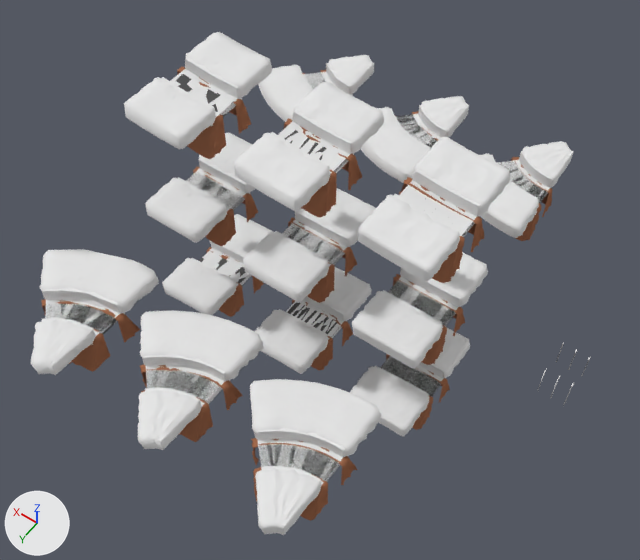
What one commit did to the Blender file Blender Files/Roads.blend.
Before and after are seen from a 50 mm camera at (-14.3, 46.4, 53.1) aimed at (10.6, 11.5, -1.7). The axes (+X, +Y, +Z) are drawn at lower left. The lights are the same throughout.
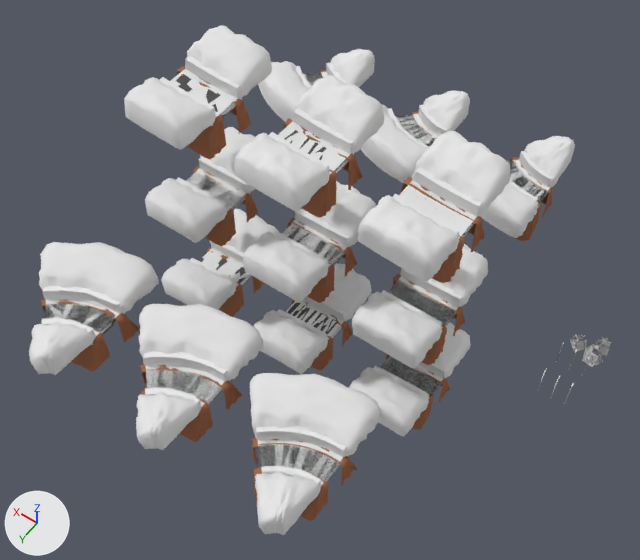
Commit message: Added Bush Model

Patch to the scene script:
```diff
--- a/Blender Files/Roads.blend.py
+++ b/Blender Files/Roads.blend.py
@@ mat_bush @@
+mat_bush = diffuse_material('Bush')
+mat_bush.base_color = (0.8, 0.8, 0.8)  # white #e7e7e7
@@ me_plane_002 @@
 # used by ob_straight_down_lod2_mountain_left; location = (20.0, 10.0, -10.0); rotation_euler = (0.0, 0.0, -1.571), in degrees (0, 0, -90); scale = (-1.0, 1.0, 1.0)
-me_plane_002.from_pydata(...)  # 608 vertices, 572 faces; spans x 1.18..5.25, y -0.39..5.32, z 0.0..1.27
+me_plane_002.from_pydata(...)  # 608 vertices, 572 faces; spans x 1.18..5.25, y -0.39..5.34, z 0.0..2.49
+# me_plane_002 part 1: 474 of 608 vertices moved; they spanned x 1.2..5.25, y -0.37..5.32, z 0.0..1.27 and now span x 1.25..5.25, y -0.37..5.34, z 0.02..2.49; mean shift (0.06, 0.0, 0.53); largest move (4.55, 1.25, 1.1) -> (4.55, 1.25, 2.45)
 me_plane_002.materials.append(mat_mountain)
@@ me_plane_035 @@
+me_plane_035.from_pydata(...)  # 64 vertices, 48 faces; spans x -3.33..2.5, y -0.8..3.95, z -2.87..2.99
+me_plane_035.materials.append(mat_bush)  # its picture is missing
@@ me_plane_022 @@
+me_plane_022.from_pydata(...)  # 80 vertices, 60 faces; spans x -0.13..2.96, y -1.63..1.65, z -2.05..1.22
+me_plane_022.materials.append(mat_bush)  # its picture is missing
@@ me_plane_030 @@
+me_plane_030.from_pydata(...)  # 32 vertices, 24 faces; spans x -1.0..1.19, y -0.01..2.44, z -2.09..0.59
+me_plane_030.materials.append(mat_bush)  # its picture is missing
@@ ob_decoration_bush_2_lod0 @@
+ob_decoration_bush_2_lod0 = bpy.data.objects.new('Decoration Bush 2 LOD0', me_plane_035)
+ob_decoration_bush_2_lod0.location = (-10.0, 7.0, 0.0)
+ob_decoration_bush_2_lod0.rotation_euler = (1.276, 0.0, 4.649)  # degrees (73, 0, 266)
+ob_decoration_bush_2_lod0.scale = (0.255, 0.255, 0.255)
@@ ob_decoration_bush_1_lod0 @@
+ob_decoration_bush_1_lod0 = bpy.data.objects.new('Decoration Bush 1 LOD0', me_plane_022)
+ob_decoration_bush_1_lod0.location = (-10.0, 6.0, 0.0)
+ob_decoration_bush_1_lod0.rotation_euler = (0.0, -1.466, 3.655)  # degrees (0, -84, 209)
+ob_decoration_bush_1_lod0.scale = (0.38, 0.38, 0.38)
@@ ob_decoration_bush_1_2_lod1 @@
+ob_decoration_bush_1_2_lod1 = bpy.data.objects.new('Decoration Bush 1 2 LOD1', me_plane_030)
+ob_decoration_bush_1_2_lod1.location = (-9.0, 7.0, 0.0)
+ob_decoration_bush_1_2_lod1.rotation_euler = (1.276, 0.0, 3.995)  # degrees (73, 0, 229)
+ob_decoration_bush_1_2_lod1.scale = (0.463, 0.463, 0.463)
```

Location of each change, (x1, y1, x2, y2) in pixels of the pictures (640 x 560 px; the box of a moved part takes in the faces that stretch with it):
'Left LOD0 Mountain Right', reshaped (7% taller): before (250, 379, 382, 458); after (250, 373, 382, 458)
'Left LOD1 Mountain Right', reshaped (10% taller): before (140, 311, 264, 382); after (139, 304, 264, 382)
'Left LOD2 Mountain Right', reshaped (11% taller): before (39, 249, 159, 314); after (39, 242, 159, 314)
'Straight Up LOD0 Mountain Left', reshaped: before (358, 194, 460, 281); after (358, 195, 459, 281)
'Straight Up LOD1 Mountain Left', reshaped: before (234, 132, 330, 211); after (234, 133, 330, 211)
'Straight Up LOD0 Mountain Right', reshaped (7% taller): before (412, 137, 510, 217); after (412, 131, 510, 217)
'Straight LOD0 Mountain Left', reshaped: before (352, 291, 443, 369); after (352, 292, 442, 369)
'Straight Up LOD2 Mountain Left', reshaped: before (124, 77, 215, 149); after (124, 77, 215, 150)
'Straight Up LOD1 Mountain Right', reshaped (8% taller): before (292, 81, 384, 154); after (292, 75, 384, 154)
'Straight LOD1 Mountain Left', reshaped: before (243, 231, 329, 302); after (243, 232, 328, 302)
'Straight Up LOD2 Mountain Right', reshaped (10% taller): before (186, 32, 272, 98); after (187, 25, 272, 98)
'Left LOD0 Mountain Left', reshaped: before (255, 469, 321, 535); after (255, 471, 321, 535)
'Straight Down LOD0 Mountain Left', reshaped: before (349, 366, 429, 436); after (349, 367, 429, 436)
'Straight Down LOD1 Mountain Left', reshaped: before (254, 310, 328, 374); after (253, 310, 328, 374)
'Left LOD1 Mountain Left', reshaped: before (138, 390, 201, 450); after (136, 392, 201, 450)
'Straight Down LOD2 Mountain Left', reshaped: before (162, 258, 236, 315); after (161, 259, 236, 310)
'Left LOD2 Mountain Left', reshaped: before (31, 320, 95, 375); after (29, 322, 95, 375)
'Right LOD1 Mountain Left', reshaped: before (361, 107, 430, 183); after (361, 105, 427, 183)
'Straight LOD1 Mountain Right', reshaped (12% taller): before (295, 188, 376, 247); after (296, 181, 376, 247)
'Right LOD0 Mountain Left', reshaped: before (480, 153, 539, 238); after (480, 182, 538, 238)
'Right LOD2 Mountain Left', reshaped (7% taller): before (259, 64, 312, 121); after (259, 61, 310, 122)
'Straight Down LOD1 Mountain Right', reshaped (7% taller): before (303, 267, 372, 321); after (303, 263, 372, 321)
'Right LOD0 Mountain Right', reshaped (10% taller): before (523, 141, 574, 188); after (524, 136, 575, 188)
'Straight LOD0 Mountain Right', reshaped (14% taller): before (400, 252, 488, 307); after (400, 244, 488, 307)
'Right LOD1 Mountain Right', reshaped (9% taller): before (421, 96, 469, 138); after (423, 90, 470, 136)
'Right LOD2 Mountain Right', reshaped: before (329, 55, 374, 94); after (330, 49, 375, 88)
'Straight Down LOD2 Mountain Right', reshaped: before (212, 214, 272, 264); after (212, 209, 279, 264)
'Straight LOD2 Mountain Right', reshaped (12% taller): before (199, 133, 255, 192); after (200, 127, 255, 193)
'Straight Down LOD0 Mountain Right', reshaped (12% taller): before (419, 328, 470, 379); after (419, 322, 471, 379)
'Decoration Bush 2 LOD0', added: after (582, 344, 603, 367)
'Decoration Bush 1 2 LOD1', added: after (570, 334, 587, 352)
'Decoration Bush 1 LOD0', added: after (593, 337, 611, 356)
part 1 of me_plane_002, moved or reshaped: before (31, 32, 574, 531); after (29, 25, 575, 531)
